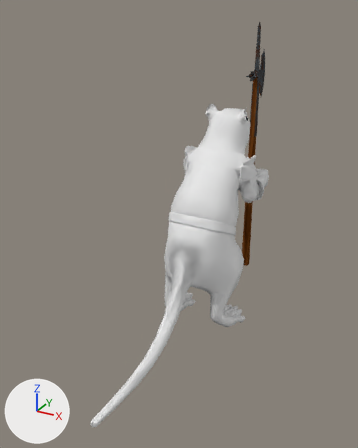
The Blender file Blends/character-champion-rat.blend as it was, and as the next commit left it.
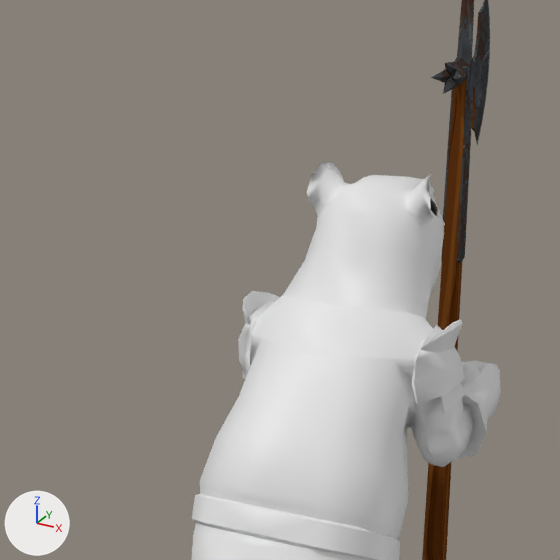
There are two pictures of each version: one whole from a camera (50 mm lens) standing at (2.0, -4.13, 2.07) and looking at (-0.08, -0.35, 0.18), one close up on the part from 30% to 80% of the width and 11% to 52% of the height. The axes (+X, +Y, +Z) are drawn at lower left. The lights are the same throughout. The first two pictures are the older version.

In view in the first close-up: 'character-champion-rat', 'weapon-poleaxe'.
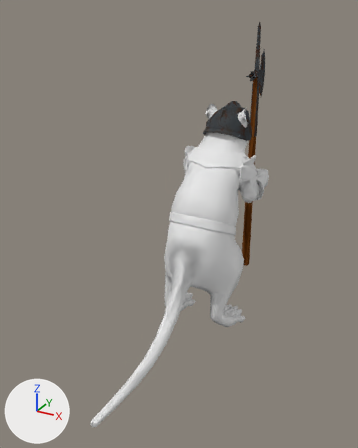
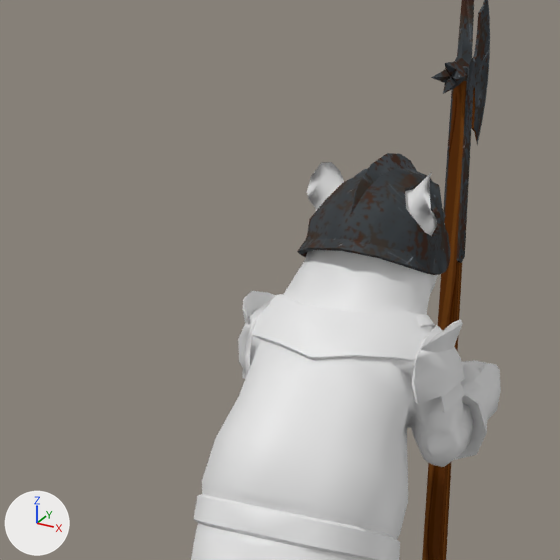
Commit message: working in champion rat

The change, as a list of edits to the scene's bpy script:
```text
Add img_character_shield_rat_diffuse_001:
    img_character_shield_rat_diffuse_001 = load_image('character-shield-rat-diffuse.001', '../Textures/character-shield-rat-diffuse.png', 2048, 2048, 'sRGB')
Add mat_rat_001:
    mat_rat_001 = principled_material('rat.001')
    mat_rat_001.texture = img_character_shield_rat_diffuse_001
    mat_rat_001.specular_ior_level = 0.0
Change me_character_champion_rat:
    used by ob_character_champion_rat; location = (0.0, 0.0, 0.1)
    verts and faces of me_character_champion_rat; kept vertices keep their numbers, new ones are numbered from 910
    before: 161 (0.18, -0.21, 0.17) at pixel (320, 504), 162 (0.29, -0.13, 0.13) at pixel (364, 514), 170 (0.17, -0.29, 0.02) at pixel (304, 558), 214 (0.27, -0.21, -0.01), 237 (0.22, -0.33, -0.13)
    before: 483 (0.18, -0.21, 0.13) at pixel (320, 519), 484 (0.18, -0.26, 0.04) at pixel (311, 549), 487 (0.29, -0.13, 0.09) at pixel (361, 527), 488 (0.28, -0.18, 0.01) at pixel (351, 556), 497 (0.19, -0.23, 0.12) at pixel (320, 521)
    before: 498 (0.19, -0.27, 0.06) at pixel (313, 546), 501 (0.3, -0.14, 0.09) at pixel (363, 530), 502 (0.29, -0.18, 0.02) at pixel (355, 554)
    remove me_character_champion_rat.from_pydata(...)  # 910 vertices, 988 faces; spans x 0.0..0.47, y -1.9..1.04, z -1.11..1.06
    add me_character_champion_rat.from_pydata(...)  # 937 vertices, 1009 faces; spans x 0.0..0.47, y -1.9..1.04, z -1.11..1.06
    me_character_champion_rat part 1: a new loose piece of 14 vertices spanning x 0.24..0.29, y 0.32..0.45, z 0.58..0.65
    me_character_champion_rat part 2
    15 faces are deleted
    6 vertices in x 0.0..0.22, y 0.26..0.58, z 0.54..0.72 move by (0.0, 0.01, 0.01)
    10 vertices move from x 0.0..0.24, y 0.1..0.56, z 0.4..0.71 to x 0.0..0.25, y 0.08..0.57, z 0.43..0.72
    13 vertices are added at x 0.0..0.24, y 0.11..0.57, z 0.33..0.66
    27 new faces join them
    me_character_champion_rat part 3
    add for i in [483, 487, 488]: verts[i] += (-0.02, -0.01, 0.0)
    add verts[161] = (0.16, -0.21, 0.18)  # moved, pixel (313, 503)
    add verts[497] = (0.17, -0.23, 0.13)  # moved, pixel (313, 520)
    add verts[162] = (0.28, -0.14, 0.14)  # moved, pixel (359, 513)
    add verts[170] = (0.15, -0.29, 0.02)  # moved, pixel (297, 556)
    add verts[214] = (0.26, -0.21, -0.01)  # moved
    add verts[237] = (0.23, -0.32, -0.14)  # moved
    add verts[484] = (0.16, -0.27, 0.05)  # moved, pixel (303, 547)
    add verts[498] = (0.16, -0.27, 0.06)  # moved, pixel (305, 544)
    add verts[501] = (0.29, -0.15, 0.09)  # moved, pixel (358, 529)
    add verts[502] = (0.28, -0.19, 0.02)  # moved, pixel (350, 553)
    other edits to the shape of me_character_champion_rat do not show in these pictures
Add me_character_shield_rat_003:
    me_character_shield_rat_003.from_pydata(...)  # 175 vertices, 164 faces; spans x -0.24..0.228, y 0.289..1.068, z 0.812..1.192
    me_character_shield_rat_003.materials.append(mat_rat_001)  # picture img_character_shield_rat_diffuse_001
Add ob_character_shield_rat_001:
    ob_character_shield_rat_001 = bpy.data.objects.new('character-shield-rat.001', me_character_shield_rat_003)
    ob_character_shield_rat_001.location = (0.0, -0.026, -0.002)
    _m = ob_character_shield_rat_001.modifiers.new('EdgeSplit', 'EDGE_SPLIT')
    _m.use_edge_angle = False
```

Location of each change, [x1, y1, x2, y2] in pixels of the close-ups (560 x 560 px; the box of a moved part takes in the faces that stretch with it):
'character-shield-rat.001', added: after [297, 153, 450, 275]
part 1 of me_character_champion_rat, added: after [269, 294, 435, 328]
part 2 of me_character_champion_rat, moved or reshaped: [252, 258, 434, 383] in both
part 3 of me_character_champion_rat, moved or reshaped: [191, 434, 399, 560] in both
